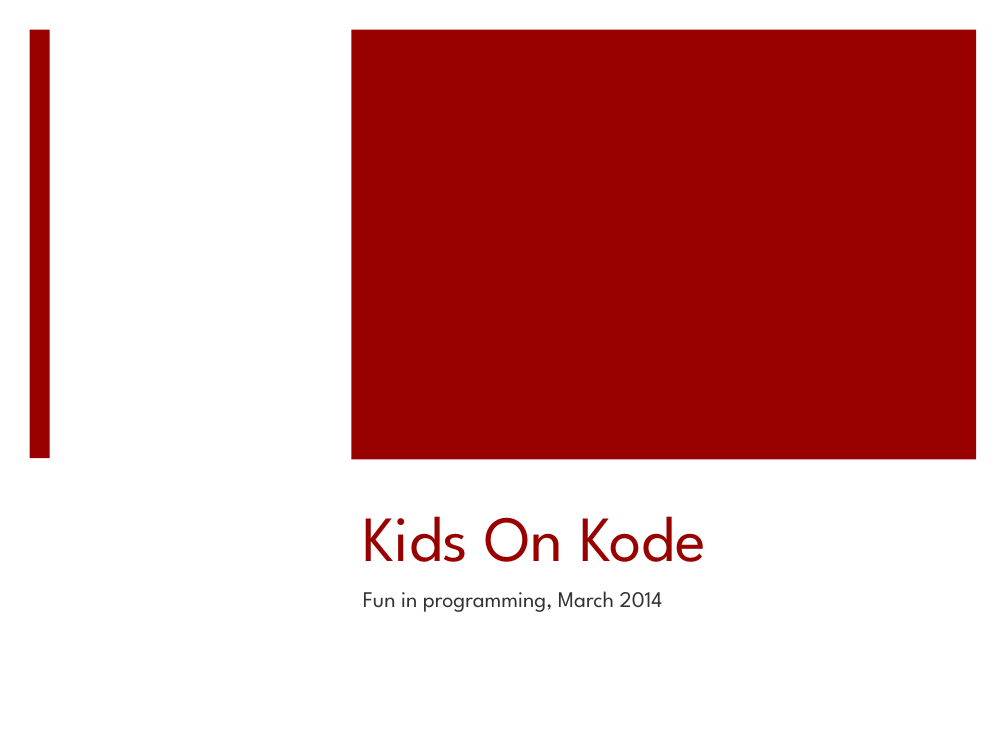
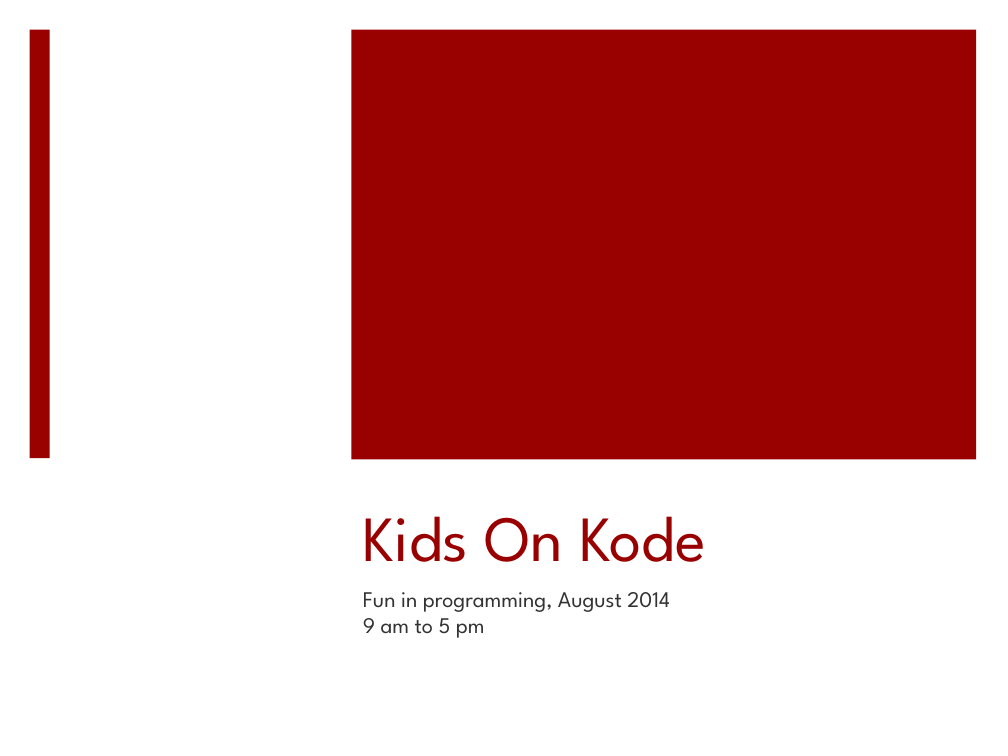
Before and after one commit to kidsonkode/kidsonkode.github.io, a slide deck: slide 1 of _site/docs/Syllabus.pptx. Drawn at 1008x756 pixels with LibreOffice and Linux fonts; fonts in the diff are those of the drawing. Boxes give left, top, right and bottom in pixels: in the first picture for what was removed or moved away, otherwise in the second. Text is boxed around its words. In the diff, an @@ line names an element or a change of style, - is before the commit and + after.

Commit message:
August 2014 class

```diff
--- a/_site/docs/Syllabus.pptx
+++ b/_site/docs/Syllabus.pptx
@@ subtitle at [363,592,670,638]: text changed @@
-Fun in programming, March 2014
+Fun in programming, August 2014
+9 am to 5 pm
```
Also in this commit, not shown: 1 slide added, 1 slide removed, 9 other files.
